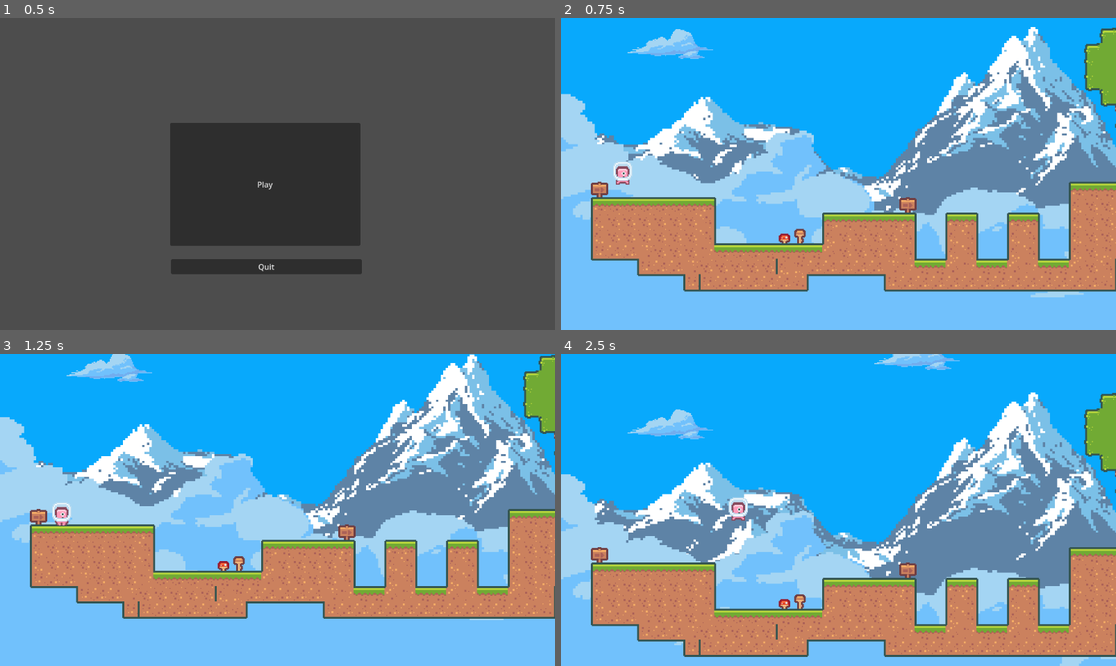
Above: before the commit, frames 1-4 (two rows, left to right).
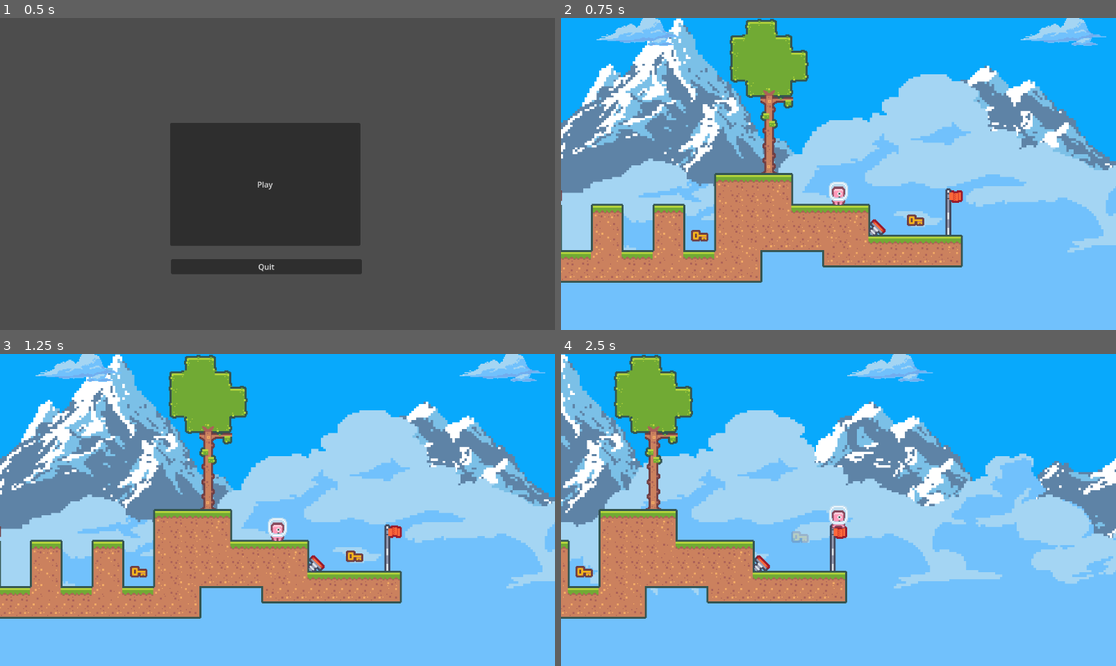
Above: after the commit, the same moments.

Repository: dalpner/build-n-run
Game: Godot game, scene res://scene/main/main.tscn
Two runs of this game, one before a commit and one after it. Both use one fixed random seed, a clock stepped at 60 frames per second and the inputs below.
Inputs:
- Up to frame 1 (0.5 s): no input
- Up to frame 2 (0.75 s): click "Play" at 0.5 s
- Up to frame 3 (1.25 s): no input
- Up to frame 4 (2.5 s): tap Enter (ui_accept) at 1.25, 1.52, 2.27 s; hold Right (ui_right) from 1.28 s (still down)

Frame 1 is identical in both runs. In frame 2, 60% of the frame differs, in the area x 0-100%, y 0-90%; in frame 3, 58%; in frame 4, 70%, in the area x 0-100%, y 0-100%.

Commit message:
jump pad

Diff:
--- a/godot/scene/player/player.gd
+++ b/godot/scene/player/player.gd
@@ -8,6 +8,11 @@
 var gravity = ProjectSettings.get_setting("physics/2d/default_gravity")
 @onready var anim = get_node("AnimationPlayer")
 @onready var sprite = get_node("AnimatedSprite2D")
+
+func jump_pad(factor):
+	velocity.y = JUMP_VELOCITY * factor
+	velocity.x = JUMP_VELOCITY * -2 * factor
+
 
 func _physics_process(delta):
 	# Add the gravity.
@@ -32,10 +37,11 @@
 		velocity.x = direction * SPEED
 		anim.play("Run")
 	else:
-		velocity.x = move_toward(velocity.x, 0, SPEED)
 		if velocity.y != 0:
 			anim.play("Jump")
+			rotate(velocity.x)
 		if velocity.y == 0:
+			velocity.x = move_toward(velocity.x, 0, SPEED)
 			anim.play("Idle")
 
 	move_and_slide()
--- a/godot/scene/player/player.tscn
+++ b/godot/scene/player/player.tscn
@@ -153,7 +153,7 @@
 [node name="Camera2D" type="Camera2D" parent="."]
 zoom = Vector2(2, 2)
 limit_left = 0
-limit_top = 0
+limit_top = -200
 limit_bottom = 450
 
 [node name="CollisionShape2D" type="CollisionShape2D" parent="."]
--- /dev/null
+++ b/godot/scene/world/jump_pad.gd
@@ -0,0 +1,8 @@
+extends StaticBody2D
+
+@onready var anim = get_node("AnimationPlayer")
+
+func _on_area_2d_body_entered(body):
+	if body.name == "Player":
+		anim.play("Jump")
+		body.jump_pad(2)
--- /dev/null
+++ b/godot/scene/world/jump_pad.tscn
@@ -0,0 +1,102 @@
+[gd_scene load_steps=11 format=3 uid="uid://b7b0nhgjdxa4s"]
+
+[ext_resource type="Script" path="res://scene/world/jump_pad.gd" id="1_jravm"]
+[ext_resource type="Texture2D" uid="uid://ckud0aqkxk3bu" path="res://assets/tiles/tiles_packed.png" id="1_x3v1b"]
+
+[sub_resource type="RectangleShape2D" id="RectangleShape2D_baghq"]
+size = Vector2(18, 10)
+
+[sub_resource type="RectangleShape2D" id="RectangleShape2D_lxjsn"]
+size = Vector2(18, 3.5)
+
+[sub_resource type="AtlasTexture" id="AtlasTexture_oa1wl"]
+atlas = ExtResource("1_x3v1b")
+region = Rect2(126, 90, 18, 18)
+
+[sub_resource type="AtlasTexture" id="AtlasTexture_r3608"]
+atlas = ExtResource("1_x3v1b")
+region = Rect2(144, 90, 18, 18)
+
+[sub_resource type="SpriteFrames" id="SpriteFrames_8cmoq"]
+animations = [{
+"frames": [{
+"duration": 1.0,
+"texture": SubResource("AtlasTexture_oa1wl")
+}, {
+"duration": 1.0,
+"texture": SubResource("AtlasTexture_r3608")
+}, {
+"duration": 1.0,
+"texture": SubResource("AtlasTexture_r3608")
+}, {
+"duration": 1.0,
+"texture": SubResource("AtlasTexture_r3608")
+}, {
+"duration": 1.0,
+"texture": SubResource("AtlasTexture_oa1wl")
+}],
+"loop": false,
+"name": &"Jump",
+"speed": 5.0
+}]
+
+[sub_resource type="Animation" id="Animation_yv7of"]
+resource_name = "Jump"
+tracks/0/type = "value"
+tracks/0/imported = false
+tracks/0/enabled = true
+tracks/0/path = NodePath("AnimatedSprite2D:frame")
+tracks/0/interp = 1
+tracks/0/loop_wrap = true
+tracks/0/keys = {
+"times": PackedFloat32Array(0, 0.2, 0.8),
+"transitions": PackedFloat32Array(1, 1, 1),
+"update": 1,
+"values": [0, 1, 4]
+}
+
+[sub_resource type="Animation" id="Animation_8f03c"]
+length = 0.001
+tracks/0/type = "value"
+tracks/0/imported = false
+tracks/0/enabled = true
+tracks/0/path = NodePath("AnimatedSprite2D:frame")
+tracks/0/interp = 1
+tracks/0/loop_wrap = true
+tracks/0/keys = {
+"times": PackedFloat32Array(0),
+"transitions": PackedFloat32Array(1),
+"update": 1,
+"values": [1]
+}
+
+[sub_resource type="AnimationLibrary" id="AnimationLibrary_hb2fw"]
+_data = {
+"Jump": SubResource("Animation_yv7of"),
+"RESET": SubResource("Animation_8f03c")
+}
+
+[node name="JumpPad" type="StaticBody2D"]
+script = ExtResource("1_jravm")
+
+[node name="CollisionShape2D" type="CollisionShape2D" parent="."]
+position = Vector2(0, 4)
+shape = SubResource("RectangleShape2D_baghq")
+
+[node name="Area2D" type="Area2D" parent="."]
+
+[node name="CollisionShape2D" type="CollisionShape2D" parent="Area2D"]
+position = Vector2(0, -2)
+shape = SubResource("RectangleShape2D_lxjsn")
+
+[node name="AnimatedSprite2D" type="AnimatedSprite2D" parent="."]
+sprite_frames = SubResource("SpriteFrames_8cmoq")
+animation = &"Jump"
+frame = 1
+
+[node name="AnimationPlayer" type="AnimationPlayer" parent="."]
+libraries = {
+"": SubResource("AnimationLibrary_hb2fw")
+}
+
+[connection signal="body_entered" from="Area2D" to="." method="_on_area_2d_body_entered"]
--- a/godot/scene/world/world.tscn
+++ b/godot/scene/world/world.tscn
@@ -1,10 +1,11 @@
-[gd_scene load_steps=8 format=3 uid="uid://dubgnuxpedghq"]
+[gd_scene load_steps=9 format=3 uid="uid://dubgnuxpedghq"]
 
 [ext_resource type="PackedScene" uid="uid://dl2yload2l4j0" path="res://scene/player/player.tscn" id="1_6i5td"]
 [ext_resource type="Texture2D" uid="uid://ckud0aqkxk3bu" path="res://assets/tiles/tiles_packed.png" id="2_hrlpw"]
 [ext_resource type="PackedScene" uid="uid://dxbmkqlhq45bo" path="res://scene/world/flag.tscn" id="3_sdtjx"]
 [ext_resource type="PackedScene" uid="uid://cj5wtvyn4f52r" path="res://scene/world/background.tscn" id="4_6hveq"]
 [ext_resource type="PackedScene" uid="uid://bfb7r3x0tbsyg" path="res://scene/world/Key.tscn" id="5_wncrt"]
+[ext_resource type="PackedScene" uid="uid://b7b0nhgjdxa4s" path="res://scene/world/jump_pad.tscn" id="6_pak6d"]
 
 [sub_resource type="TileSetAtlasSource" id="TileSetAtlasSource_1jkwk"]
 texture = ExtResource("2_hrlpw")
@@ -600,7 +601,17 @@
 position = Vector2(776, 312)
 
 [node name="Player" parent="." instance=ExtResource("1_6i5td")]
-position = Vector2(64, 264)
+position = Vector2(656, 296)
 
 [node name="Key" parent="." instance=ExtResource("5_wncrt")]
-position = Vector2(745, 340)
+position = Vector2(512, 352)
+
+[node name="Key2" parent="." instance=ExtResource("5_wncrt")]
+position = Vector2(736, 336)
+
+[node name="Key3" parent="." instance=ExtResource("5_wncrt")]
+position = Vector2(312, 304)
+
+[node name="StaticBody2D" parent="." instance=ExtResource("6_pak6d")]
+position = Vector2(696, 344)
+rotation = 0.785398
